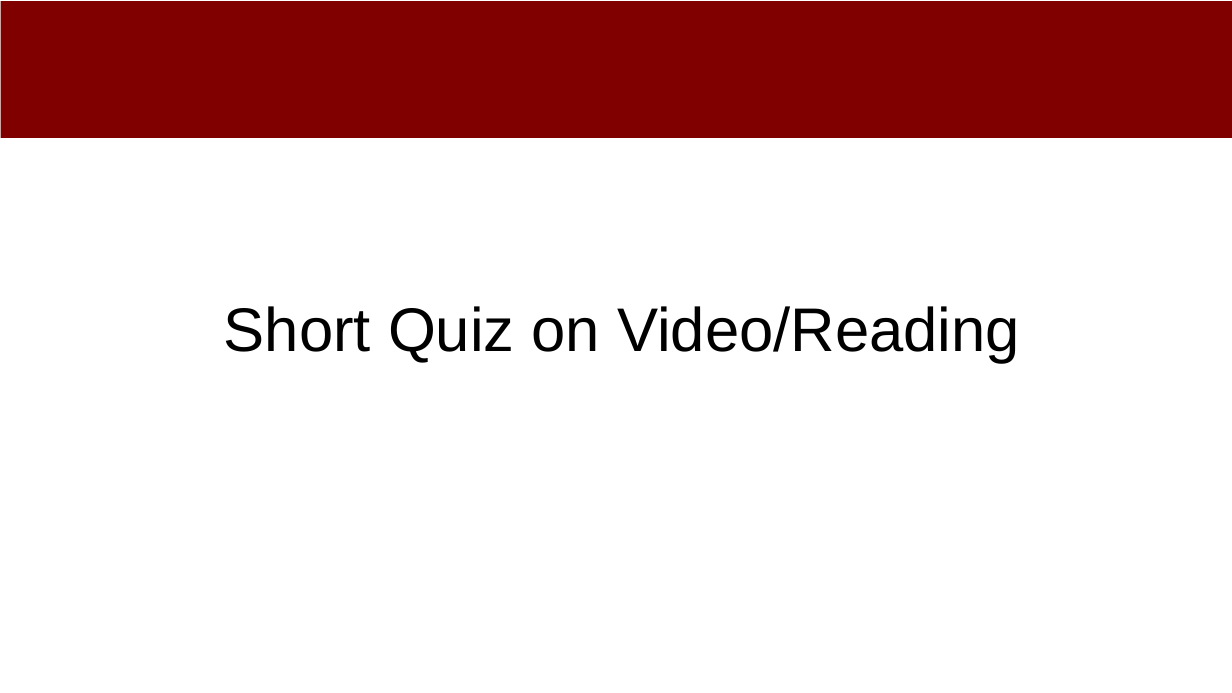
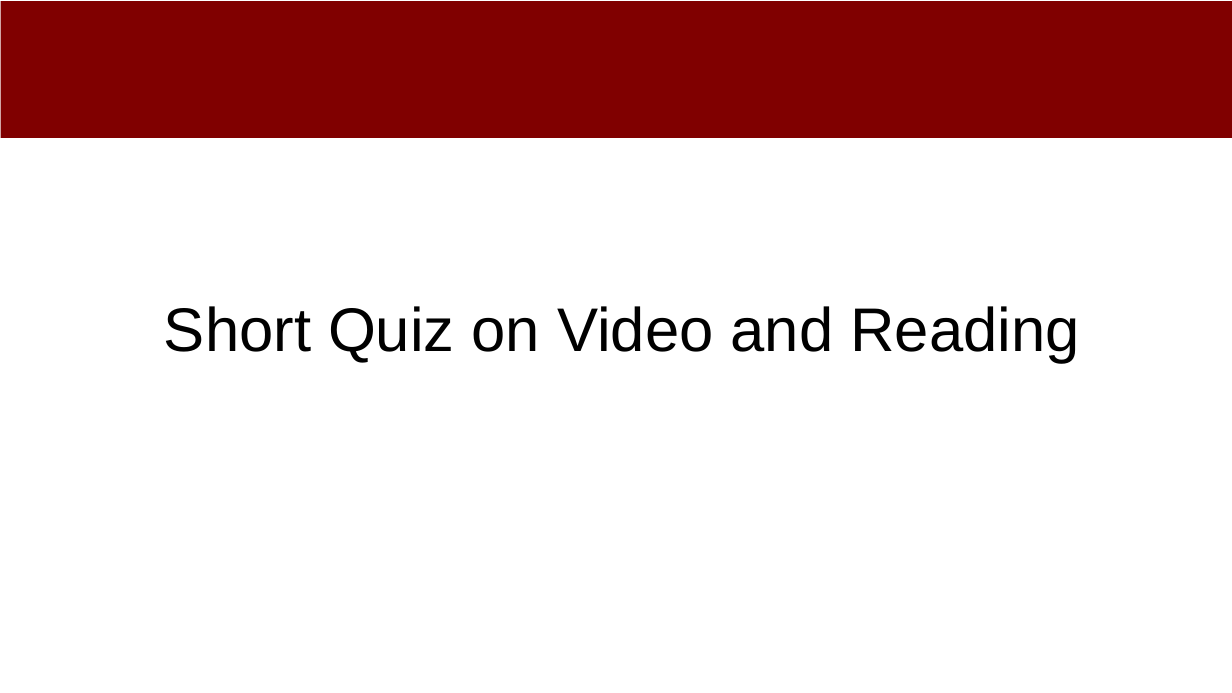
Before and after one commit to dssg/mlforpublicpolicylab, a slide deck: slide 2 of 03 - Data Exploration, Analytical Formulation, and Baselines/formulation-discussion.pptx. Drawn at 1232x693 pixels with LibreOffice and Linux fonts; fonts in the diff are those of the drawing. Boxes give left, top, right and bottom in pixels: in the first picture for what was removed or moved away, otherwise in the second. Text is boxed around its words. In the diff, an @@ line names an element or a change of style, - is before the commit and + after.

```diff
--- a/03 - Data Exploration, Analytical Formulation, and Baselines/formulation-discussion.pptx
+++ b/03 - Data Exploration, Analytical Formulation, and Baselines/formulation-discussion.pptx
@@ text at box(164, 306, 1080, 363): text changed @@
-Short Quiz on Video/Reading
+Short Quiz on Video and Reading
```
Also in this commit, not shown: 2 other slides changed, 1 slide added, 1 slide removed.
